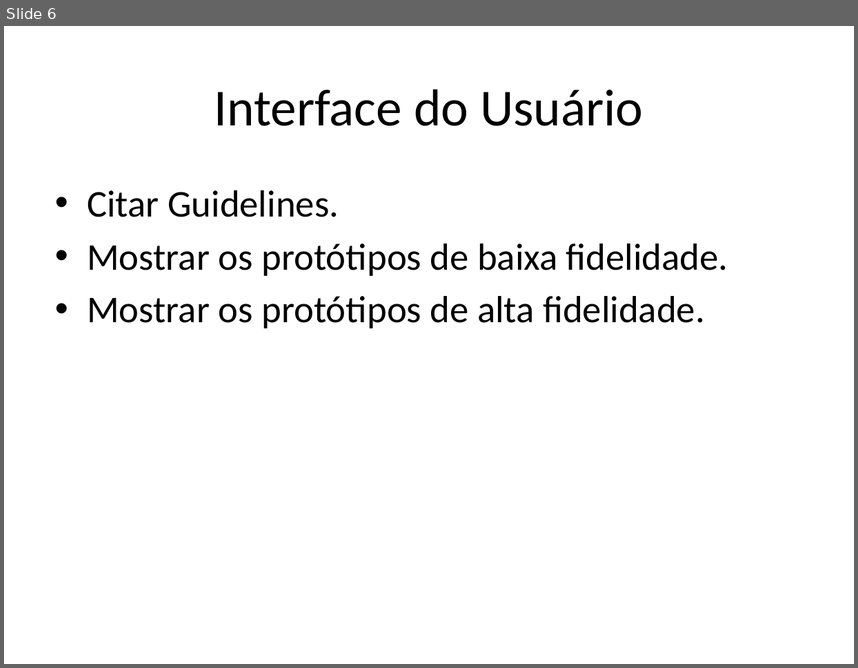
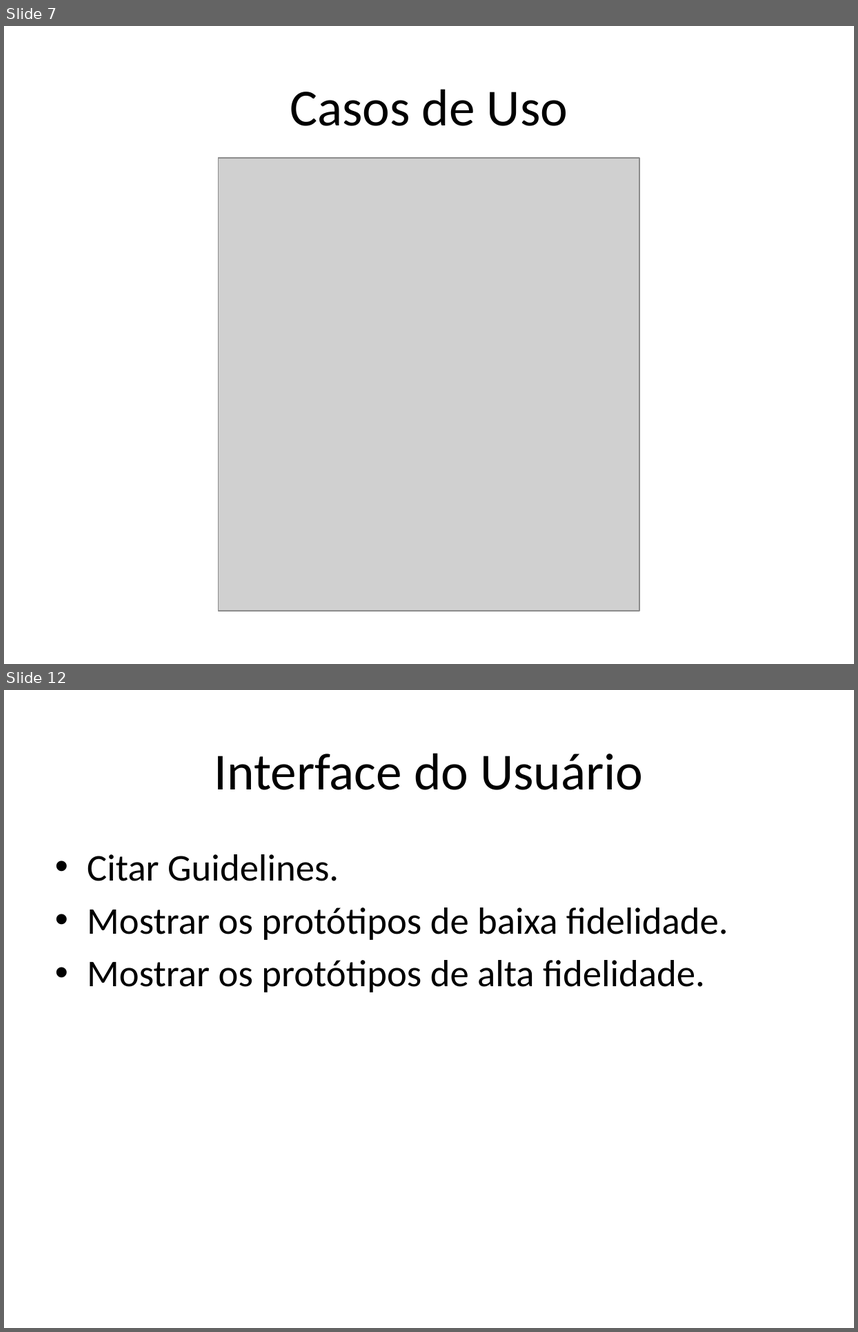
Before and after one commit to kokmz/TCCHUE, a slide deck: documentacao/G4_Apresentacao2sem2014_Final.pptx. Shown one above the other, each under a label of ours: slide 6 before the commit, slides 7 and 12 after it; the slides between them are not shown. The pictures are 858x668 and 858x1332 pixels, drawn with LibreOffice and Linux fonts; fonts in the diff are those of the drawing; grey boxes stand for pictures; background and template pictures are left out. Boxes give left, top, right and bottom in pixels: in the first picture for what was removed or moved away, otherwise in the second. Text is boxed around its words. In the diff, an @@ line names an element or a change of style, - is before the commit and + after.

```diff
--- a/documentacao/G4_Apresentacao2sem2014_Final.pptx
+++ b/documentacao/G4_Apresentacao2sem2014_Final.pptx
@@ slide 7 added at box(4, 26, 854, 664), background picture (left out) @@
@@ title added at box(290, 89, 568, 126), 44 pt, text #000000 @@
+Casos de Uso
@@ picture added at box(218, 158, 639, 610) @@
@@ what was slide 6 is now slide 12 @@
```
Also in this commit, not shown: 3 slides changed, 12 other slides added, 5 slides removed.
